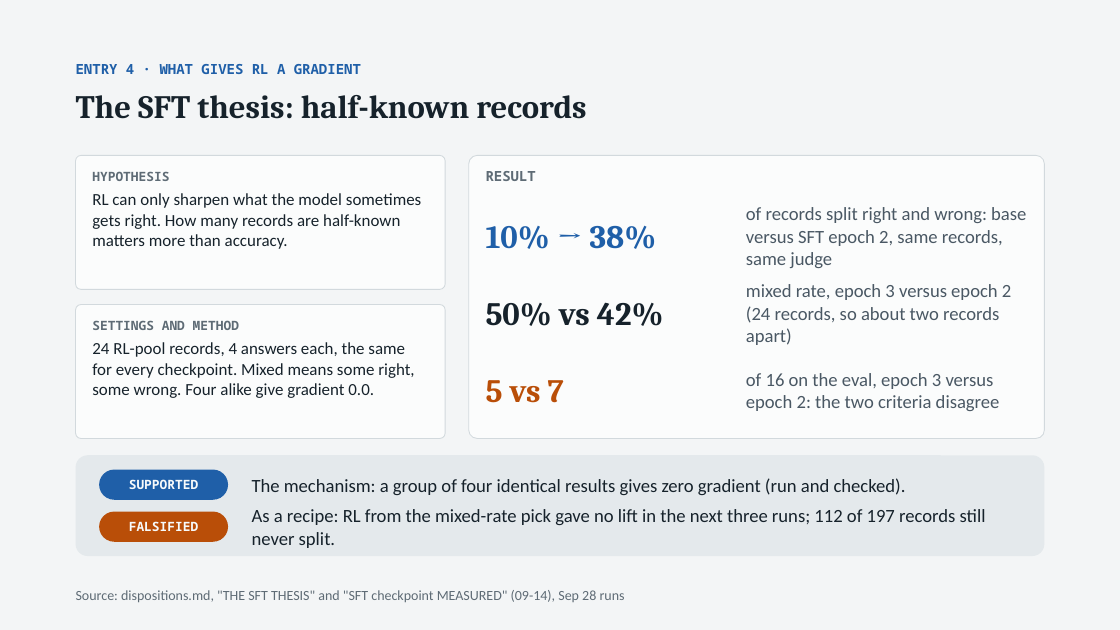
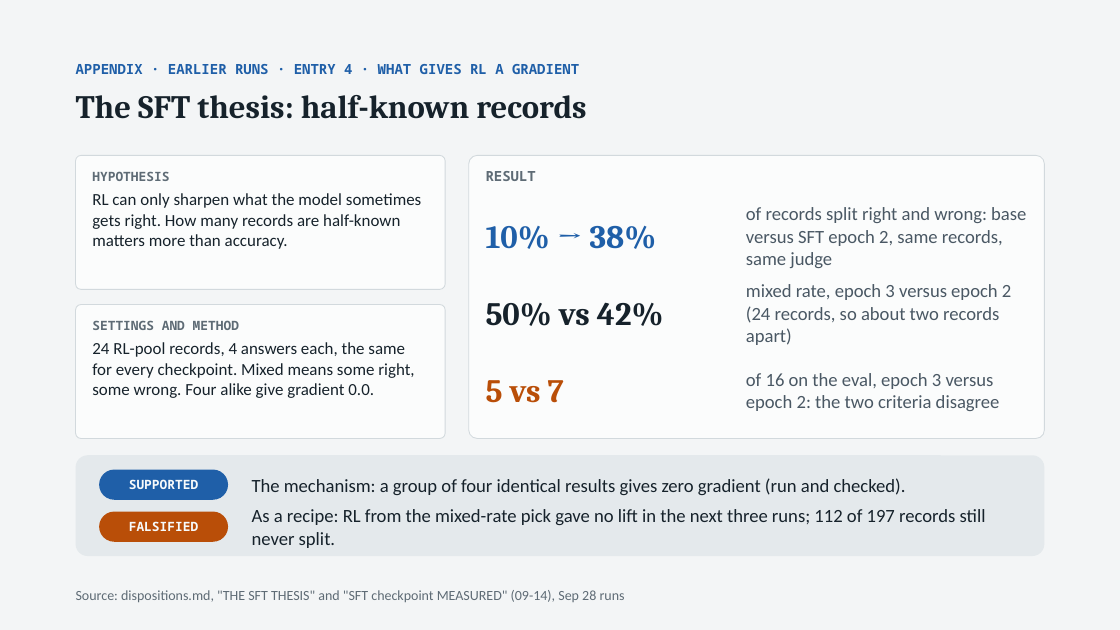
Before and after one commit to thistleknot/rl_v2_share, a slide deck: slide 18 of docs/RL_V2_rl.pptx. Drawn at 1120x630 pixels with LibreOffice and Linux fonts; fonts in the diff are those of the drawing. Boxes give left, top, right and bottom in pixels: in the first picture for what was removed or moved away, otherwise in the second. Text is boxed around its words. In the diff, an @@ line names an element or a change of style, - is before the commit and + after.

```diff
--- a/docs/RL_V2_rl.pptx
+++ b/docs/RL_V2_rl.pptx
@@ text at <box>76,64,579,74</box>: text changed @@
-ENTRY 4 · WHAT GIVES RL A GRADIENT
+APPENDIX · EARLIER RUNS · ENTRY 4 · WHAT GIVES RL A GRADIENT
```
Also in this commit, not shown: 8 other slides changed.
